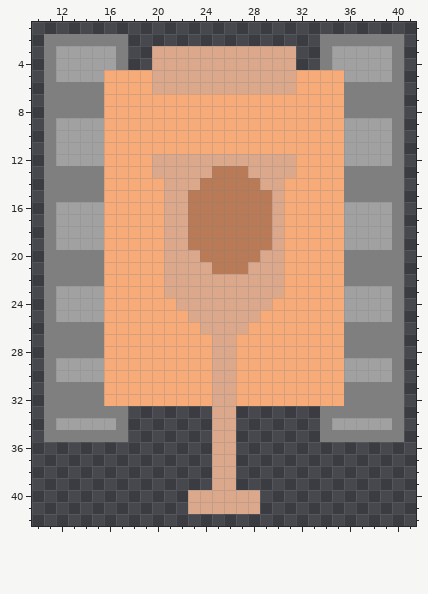
Pixel-art sprite: images/tank/tan/South/3-health.png. The picture above is the old version.
The file is 50x50 pixels. Shown: x 10..41, y 1..42. The old version is drawn lined up with the new one.
The result:
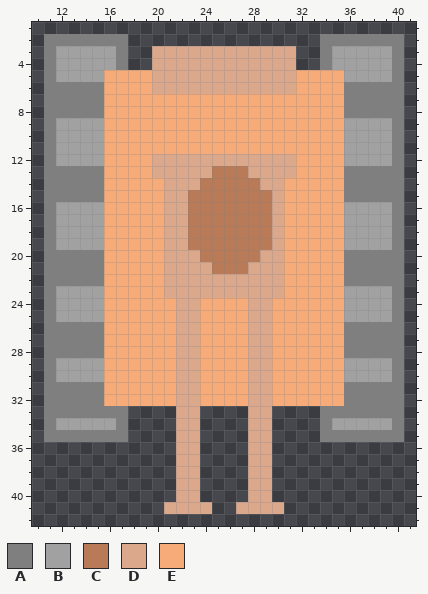
Palette (. is transparent): A #7f7f7f  B #a1a1a1  C #b97a57  D #dba88c  E #f7ab79
What changed:
whole drawing moved by +1,-2 (the old picture is shown already moved)
y 24: x 24..27 DDDD -> EEEE
y 25: x 22 E -> D; x 24..27 DDDD -> EEEE; x 29 E -> D
y 26: x 22..29 EEDDDDEE -> DDEEEEDD
y 27..32: x 22..23 EE -> DD; x 25..26 DD -> EE; x 28..29 EE -> DD
y 33..39: x 22..23 .. -> DD; x 25..26 DD -> ..; x 28..29 .. -> DD
y 40: x 22 . -> D; x 24..27 DDDD -> ....; x 29 . -> D
y 41: x 21..22 .. -> DD; x 25..26 DD -> ..; x 29..30 .. -> DD
